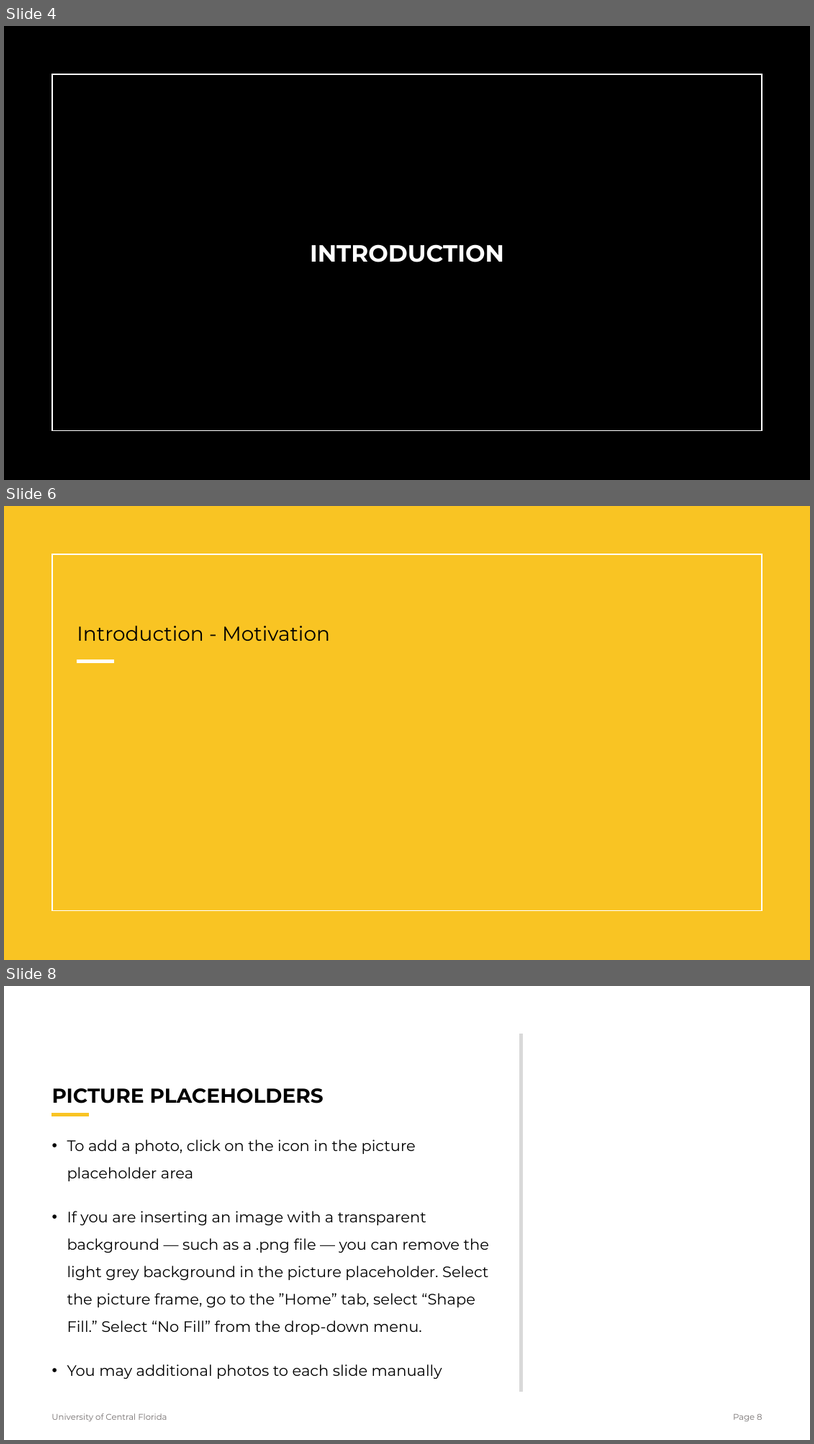
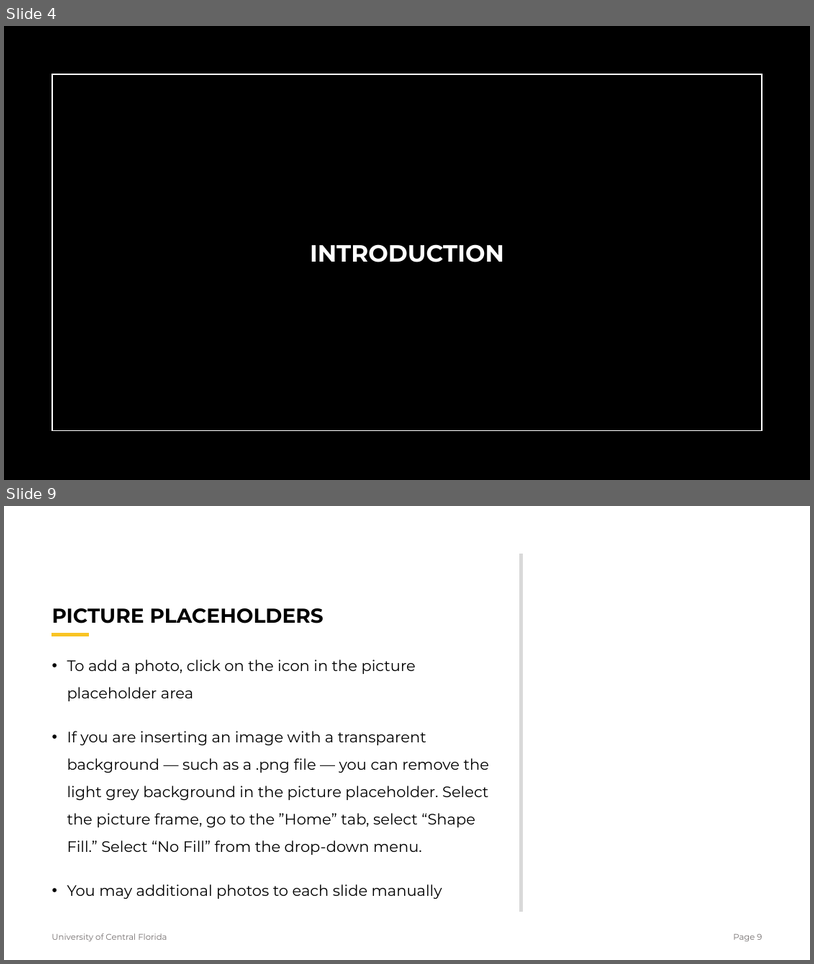
Before and after one commit to Wanyea/NeuroGaze, a slide deck: Research Documents/Thesis/NeuroGazeThesisDefense.pptx. Shown one above the other, each under a label of ours: slides 4, 6 and 8 before the commit, slides 4 and 9 after it; the slides between them are not shown. The pictures are 814x1444 and 814x964 pixels, drawn with LibreOffice and Linux fonts; fonts in the diff are those of the drawing. Boxes give left, top, right and bottom in pixels: in the first picture for what was removed or moved away, otherwise in the second. Text is boxed around its words. In the diff, an @@ line names an element or a change of style, - is before the commit and + after.

```diff
--- a/Research Documents/Thesis/NeuroGazeThesisDefense.pptx
+++ b/Research Documents/Thesis/NeuroGazeThesisDefense.pptx
@@ slide 6 removed at (x1=4, y1=506, x2=810, y2=960), background #FFFFFF; not listed: 1 template element that a slide beside it also shows @@
@@ rectangle removed at (x1=4, y1=506, x2=810, y2=960) @@
@@ title removed at (x1=77, y1=626, x2=330, y2=641) @@
-Introduction - Motivation
@@ line removed from (77, 661) to (114, 661) @@
@@ what was slide 8 is now slide 9 @@
@@ page number at (x1=733, y1=934, x2=762, y2=941): text changed @@
-Page 8
+Page 9
```
Also in this commit, not shown: 3 slides changed, 2 slides added, 1 other file.
